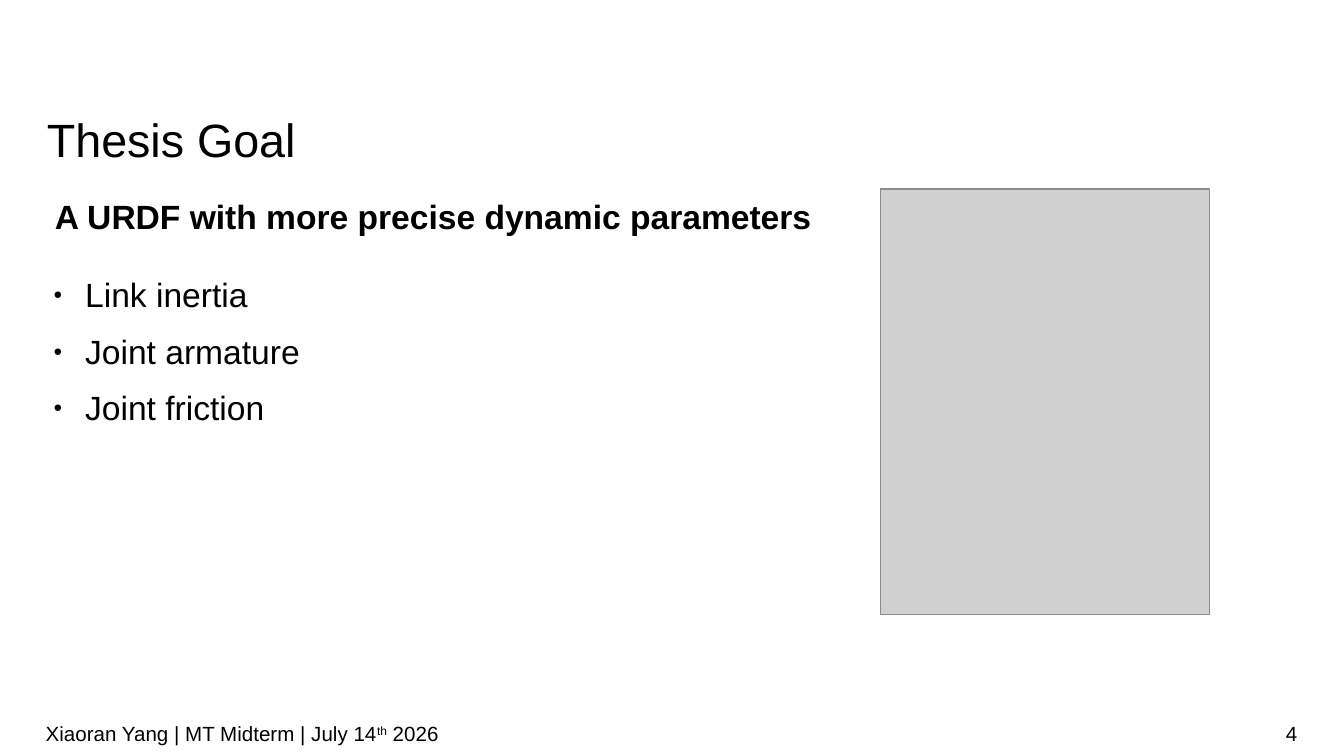
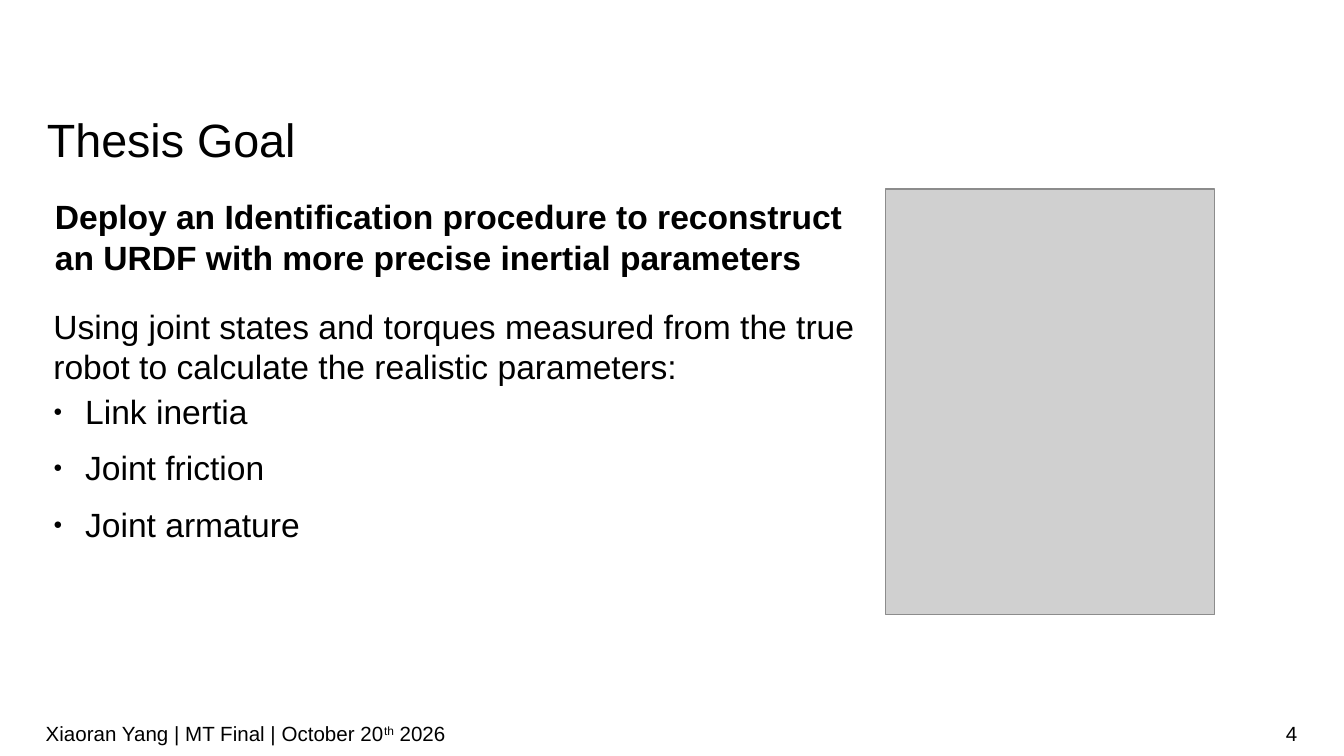
Before and after one commit to IDoccupled/identification, a slide deck: slide 4 of presentation/Midterm.odp. Drawn at 1344x756 pixels with LibreOffice and Linux fonts; fonts in the diff are those of the drawing; grey boxes stand for pictures; background and template pictures are left out. Boxes give left, top, right and bottom in pixels: in the first picture for what was removed or moved away, otherwise in the second. Text is boxed around its words. In the diff, an @@ line names an element or a change of style, - is before the commit and + after.

Commit message:
slides

```diff
--- a/presentation/Midterm.odp
+++ b/presentation/Midterm.odp
@@ text at box(55, 204, 842, 276): text changed @@
-A URDF with more precise dynamic parameters
+Deploy an Identification procedure to reconstruct an URDF with more precise inertial parameters
@@ picture: place and size @@
-picture at box(880, 190, 1210, 616)
+picture at box(886, 190, 1215, 616)
@@ text added at box(53, 314, 854, 386), 18 pt, text #000000 @@
+Using joint states and torques measured from the true robot to calculate the realistic parameters:
@@ text "Link inertia": place and size @@
-text "Link inertia" at box(85, 282, 299, 421)
+text "Link inertia" at box(85, 399, 299, 538)
@@ text at box(85, 395, 264, 421): paragraph removed @@
-● Joint friction
@@ text at box(85, 455, 264, 481): paragraph added @@
+● Joint friction
@@ text at box(46, 726, 446, 746): text changed @@
-Xiaoran Yang | MT Midterm | July 14th 2026
+Xiaoran Yang | MT Final | October 20th 2026
```
Also in this commit, not shown: 6 other slides changed, 2 slides added, 3 slides removed.
